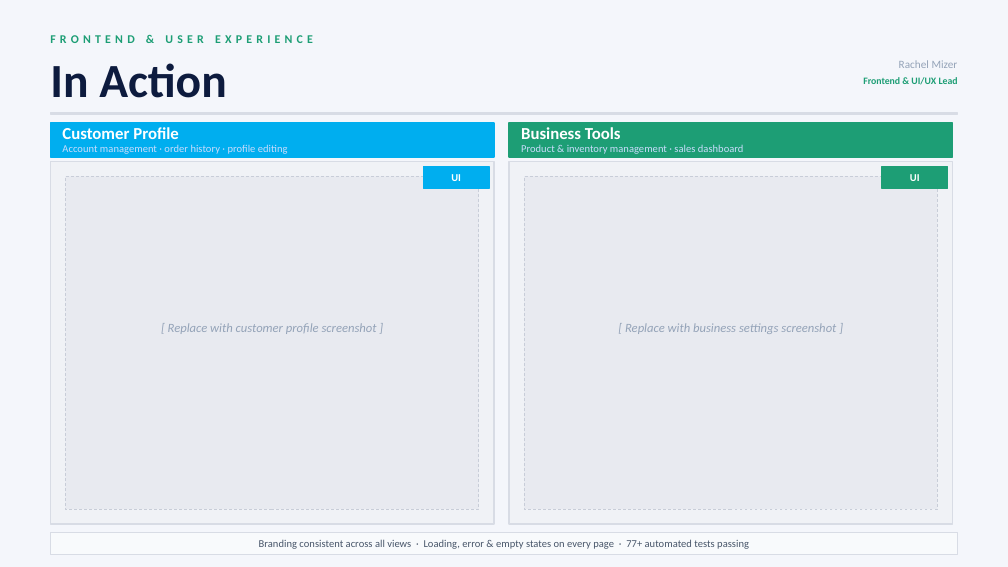
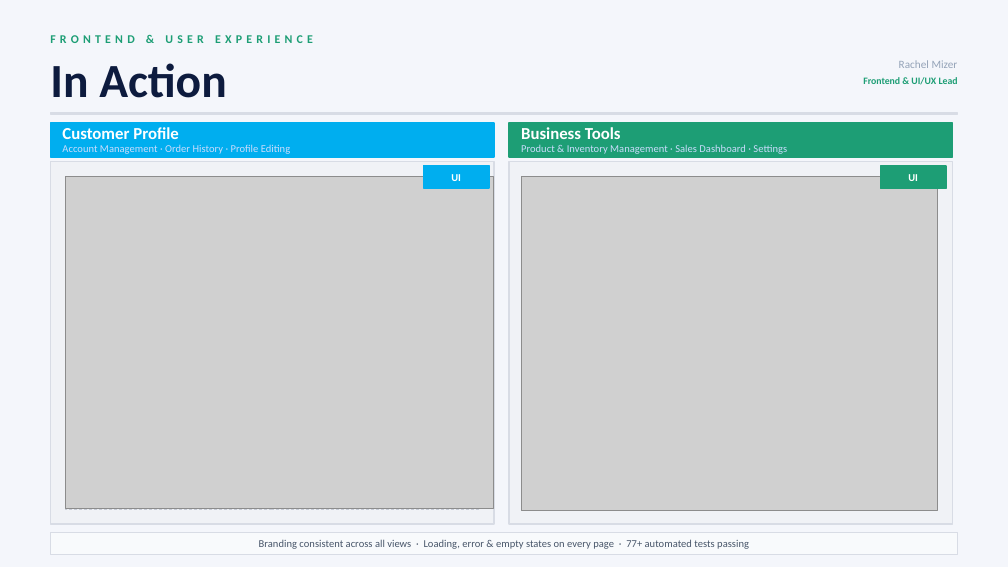
Before and after one commit to RachelMizer/ProjectOrderly, a slide deck: slide 10 of docs/Deliverables/Orderly_Slides.pptx (slide 11 before the commit). Drawn at 1008x567 pixels with LibreOffice and Linux fonts; fonts in the diff are those of the drawing; grey boxes stand for pictures. Boxes give left, top, right and bottom in pixels: in the first picture for what was removed or moved away, otherwise in the second. Text is boxed around its words. In the diff, an @@ line names an element or a change of style, - is before the commit and + after.

```diff
--- a/docs/Deliverables/Orderly_Slides.pptx
+++ b/docs/Deliverables/Orderly_Slides.pptx
@@ text at bbox=[62, 144, 290, 154]: text changed @@
-Account management · order history · profile editing
+Account Management · Order History · Profile Editing
@@ text at bbox=[521, 144, 787, 154]: text changed @@
-Product & inventory management · sales dashboard
+Product & Inventory Management · Sales Dashboard · Settings
@@ picture added at bbox=[66, 176, 494, 509] @@
@@ picture added at bbox=[521, 176, 937, 511] @@
@@ text removed at bbox=[168, 323, 377, 334] @@
-[ Replace with customer profile screenshot ]
@@ text removed at bbox=[625, 323, 836, 334] @@
-[ Replace with business settings screenshot ]
```
Also in this commit, not shown: 7 other slides changed, 3 slides added, 4 slides removed.
